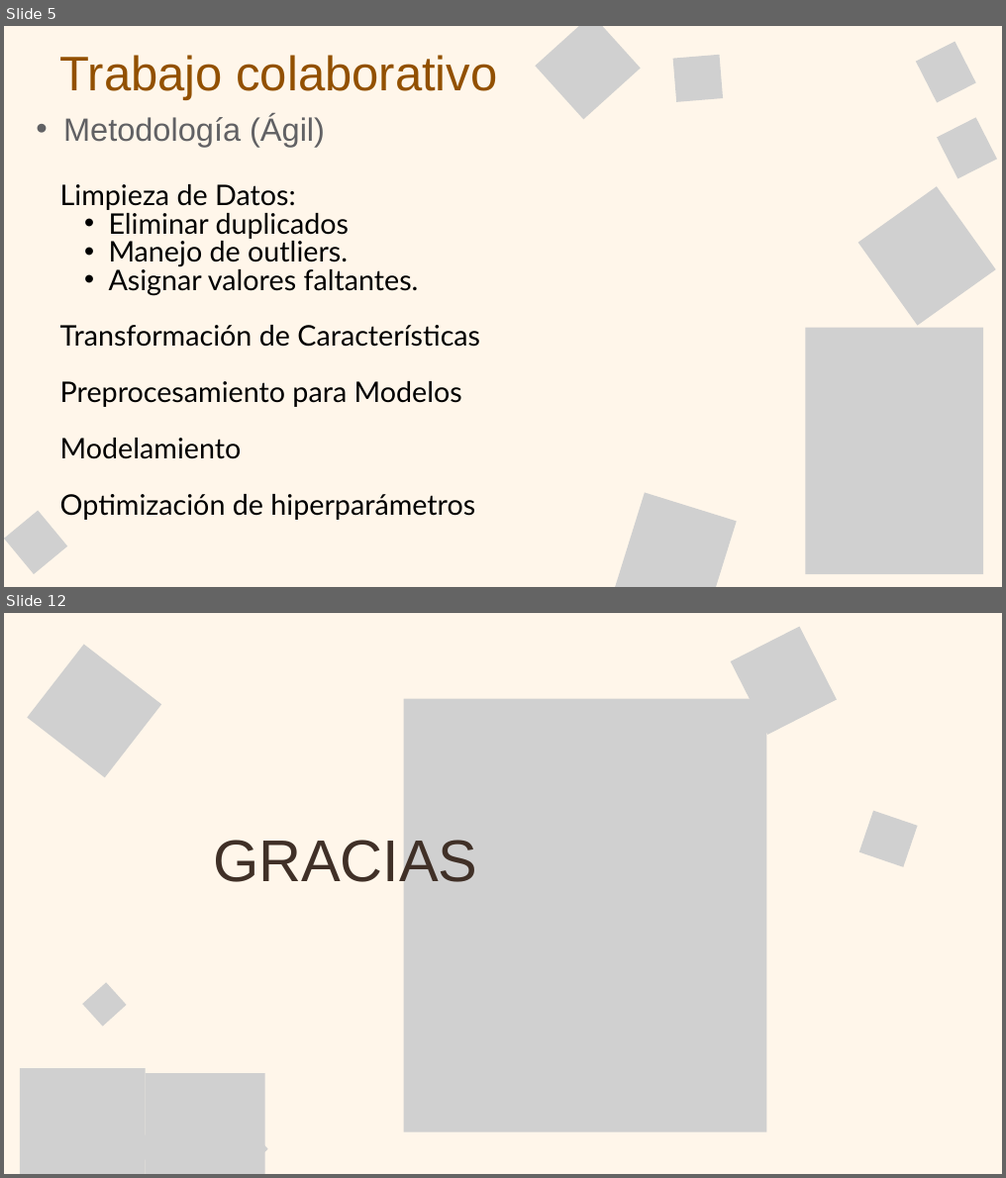
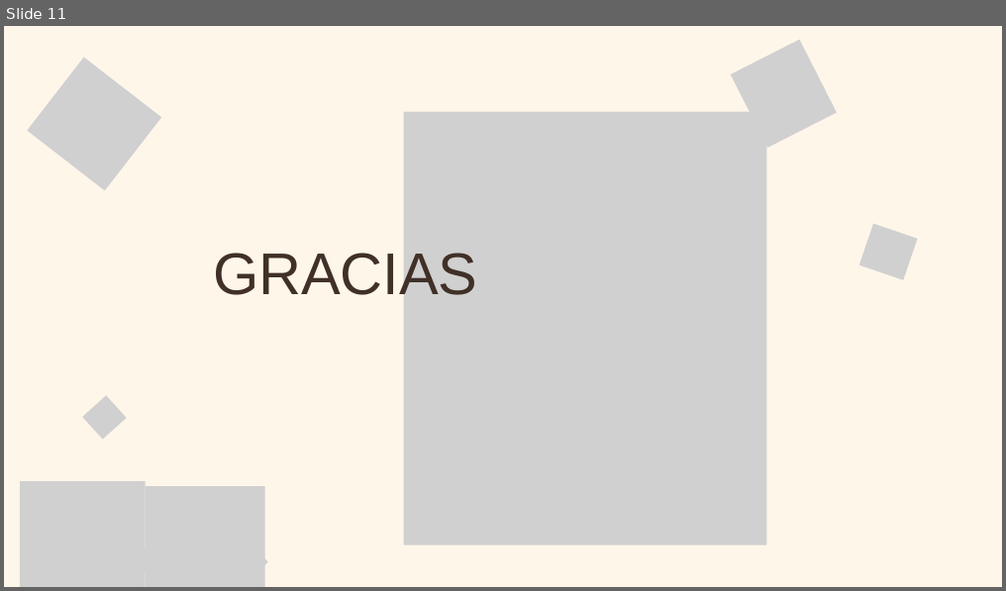
Before and after one commit to JavieraFuenzalidaI/Evaluacion3, a slide deck: PresentaciónEv3.pptx. Shown one above the other, each under a label of ours: slides 5 and 12 before the commit, slide 11 after it; the slides between them are not shown. The pictures are 1006x1178 and 1006x591 pixels, drawn with LibreOffice and Linux fonts; fonts in the diff are those of the drawing; grey boxes stand for pictures. Boxes give left, top, right and bottom in pixels: in the first picture for what was removed or moved away, otherwise in the second. Text is boxed around its words. In the diff, an @@ line names an element or a change of style, - is before the commit and + after.

```diff
--- a/PresentaciónEv3.pptx
+++ b/PresentaciónEv3.pptx
@@ slide 5 removed at bbox=[4, 26, 1002, 587], background #FFF6EA @@
@@ text removed at bbox=[60, 55, 497, 100] @@
-Trabajo colaborativo
@@ picture removed at bbox=[535, 26, 641, 120] @@
@@ picture removed at bbox=[673, 55, 723, 102] @@
@@ picture removed at bbox=[916, 41, 976, 102] @@
@@ text removed at bbox=[63, 115, 325, 147] @@
-  • Metodología (Ágil)
@@ picture removed at bbox=[937, 118, 997, 178] @@
@@ text removed at bbox=[60, 184, 480, 520] @@
-Limpieza de Datos:
-  • Eliminar duplicados
-  • Manejo de outliers.
-  • Asignar valores faltantes.
-Transformación de Características
-Preprocesamiento para Modelos
-Modelamiento
-Optimización de hiperparámetros
@@ picture removed at bbox=[857, 187, 995, 326] @@
@@ picture removed at bbox=[805, 327, 983, 574] @@
@@ picture removed at bbox=[614, 492, 737, 587] @@
@@ picture removed at bbox=[4, 510, 67, 574] @@
@@ what was slide 12 is now slide 11 @@
```
Also in this commit, not shown: 4 slides changed, 6 slides added, 6 other slides removed.
